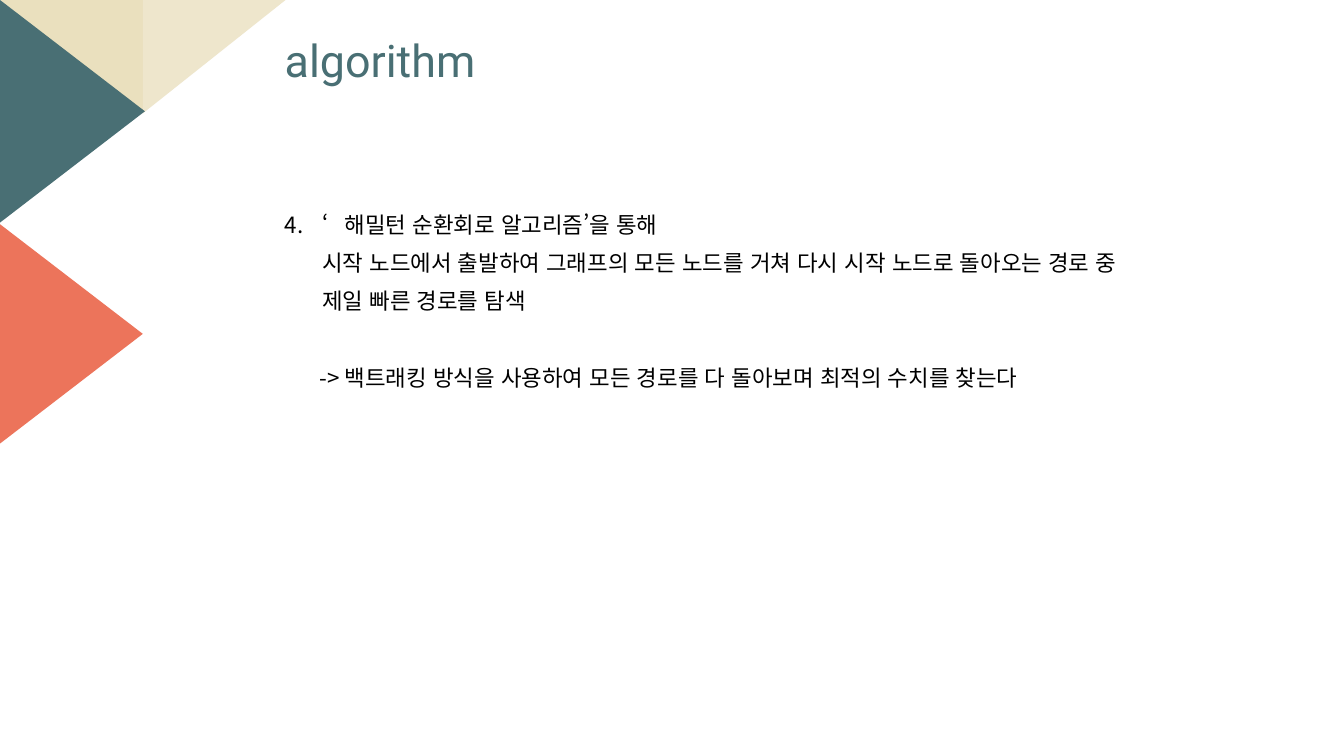
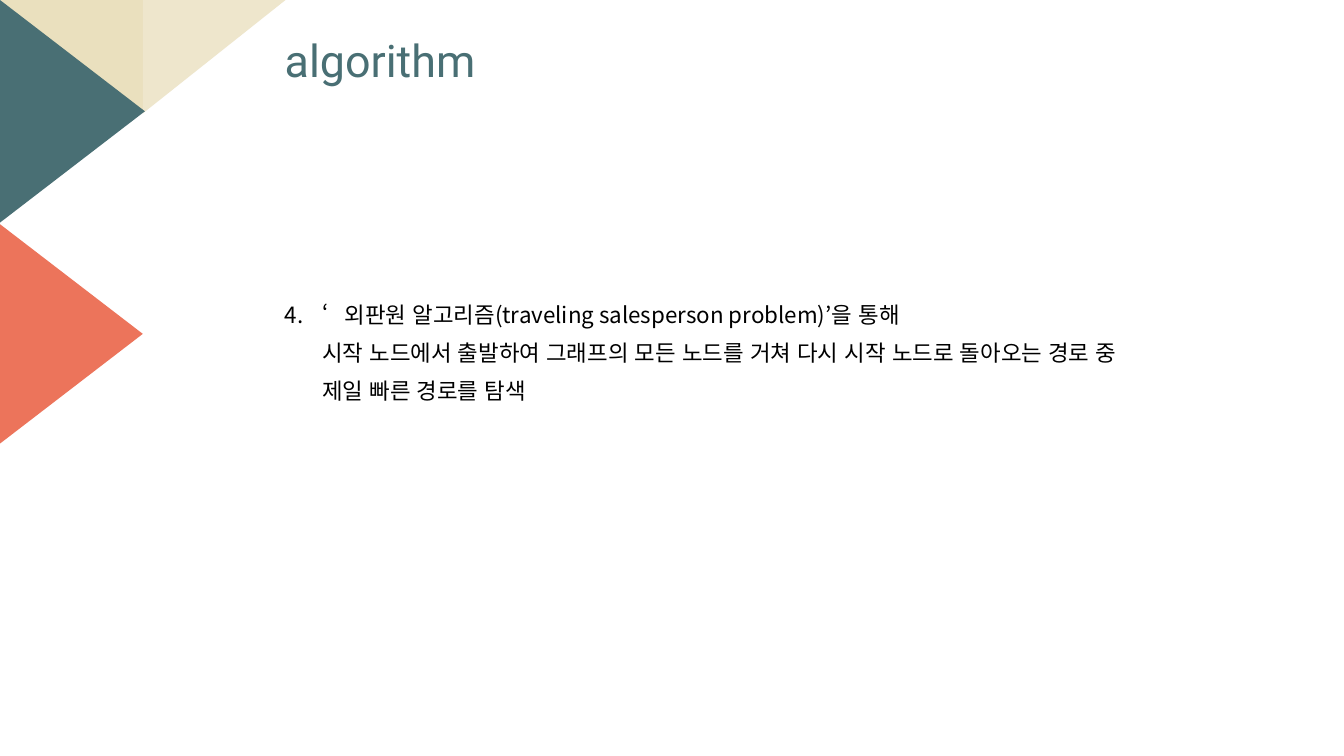
Before and after one commit to sharhp21/Data_structure_, a slide deck: slide 5 of personal/발표자료/자료구조설계_6주차.pptm. Drawn at 1344x756 pixels with LibreOffice and Linux fonts; fonts in the diff are those of the drawing. Boxes give left, top, right and bottom in pixels: in the first picture for what was removed or moved away, otherwise in the second. Text is boxed around its words. In the diff, an @@ line names an element or a change of style, - is before the commit and + after.

```diff
--- a/personal/발표자료/자료구조설계_6주차.pptm
+++ b/personal/발표자료/자료구조설계_6주차.pptm
@@ text "‘외판원 알고리즘(traveling salesperson problem)’을 통해": place and size @@
-text "‘외판원 알고리즘(traveling salesperson problem)’을 통해" at [322,213,1117,388]
+text "‘외판원 알고리즘(traveling salesperson problem)’을 통해" at [322,304,1117,401]
@@ text at [345,304,900,328]: text changed @@
-4. ‘해밀턴 순환회로 알고리즘’을 통해
+4. ‘외판원 알고리즘(traveling salesperson problem)’을 통해
@@ text at [345,367,1018,388]: paragraph removed @@
--> 백트래킹 방식을 사용하여 모든 경로를 다 돌아보며 최적의 수치를 찾는다
```
Also in this commit, not shown: 5 other slides changed, 3 other files.
